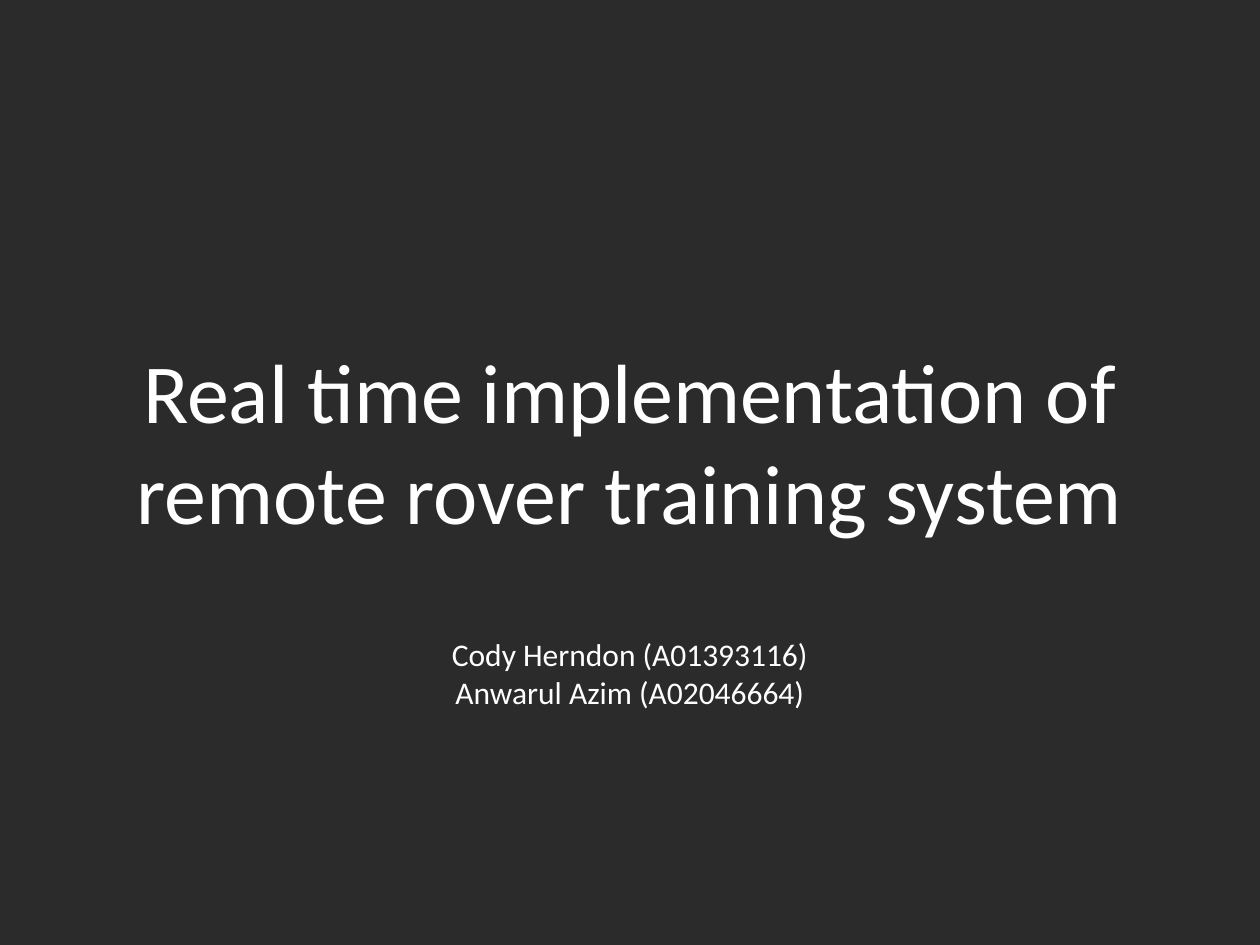
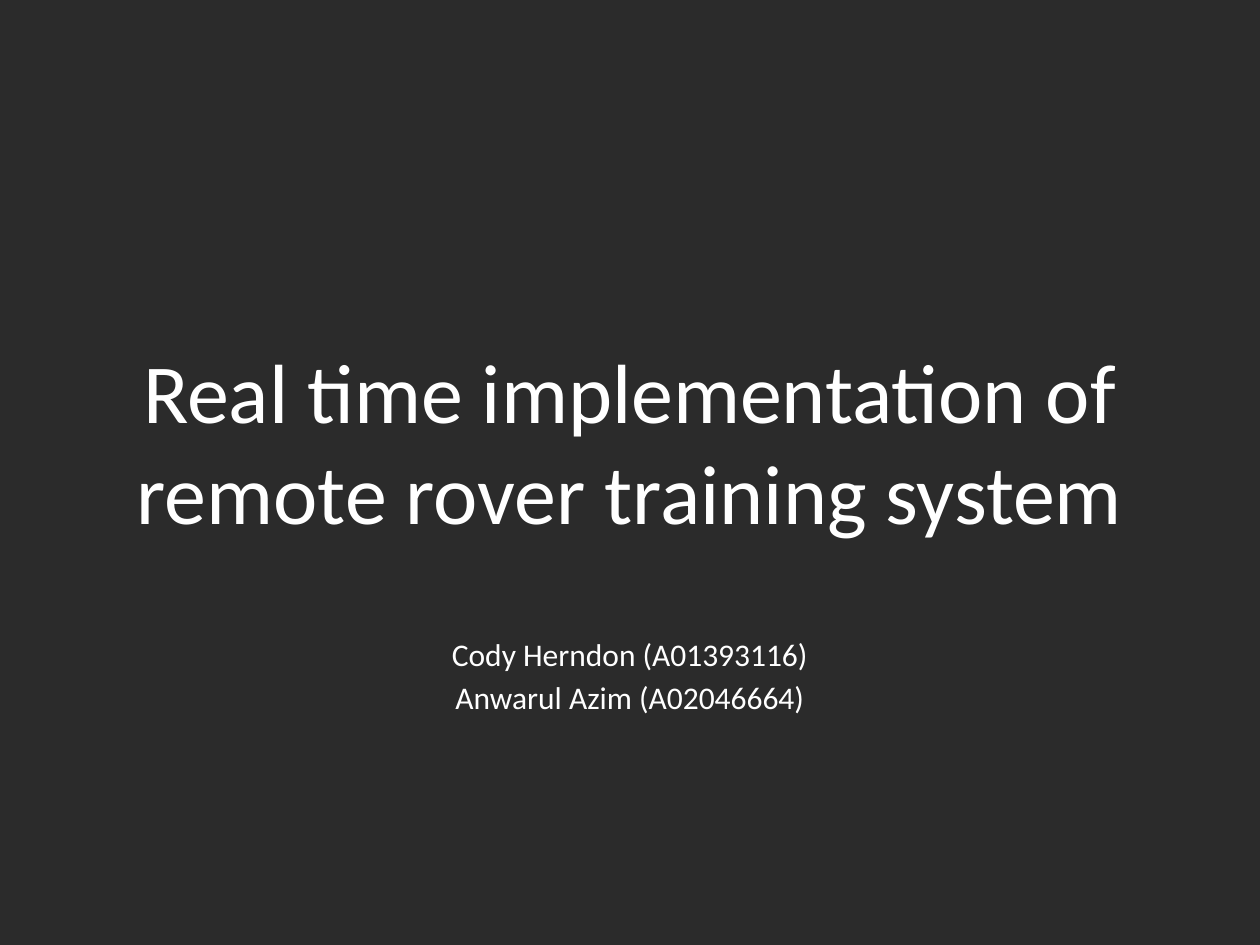
Before and after one commit to Shamshel/ECE5770, a slide deck: slide 1 of Documentation/Presentation.pptx. Drawn at 1260x945 pixels with LibreOffice and Linux fonts; fonts in the diff are those of the drawing; background and template pictures are left out; a plain dark background stands for a picture behind light text. Boxes give left, top, right and bottom in pixels: in the first picture for what was removed or moved away, otherwise in the second. Text is boxed around its words. In the diff, an @@ line names an element or a change of style, - is before the commit and + after.

```diff
--- a/Documentation/Presentation.pptx
+++ b/Documentation/Presentation.pptx
@@ subtitle "Cody Herndon (A01393116)" at box(452, 643, 808, 713): more space between paragraphs @@
```
Also in this commit, not shown: 4 other slides changed, 19 other files.
